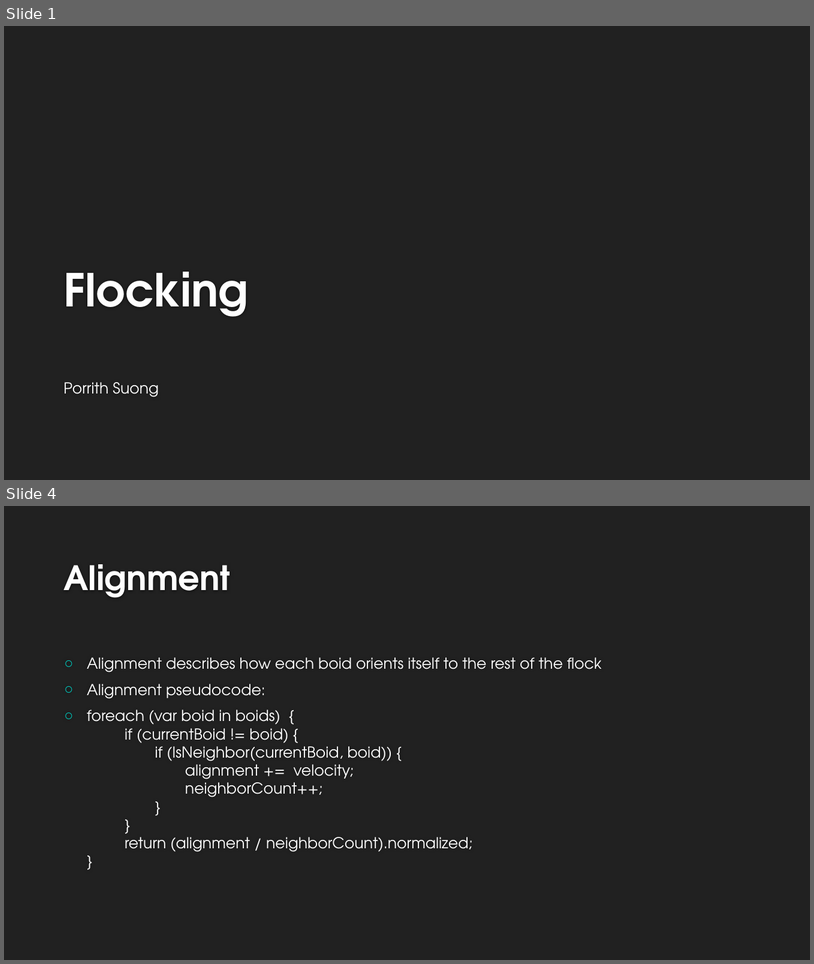
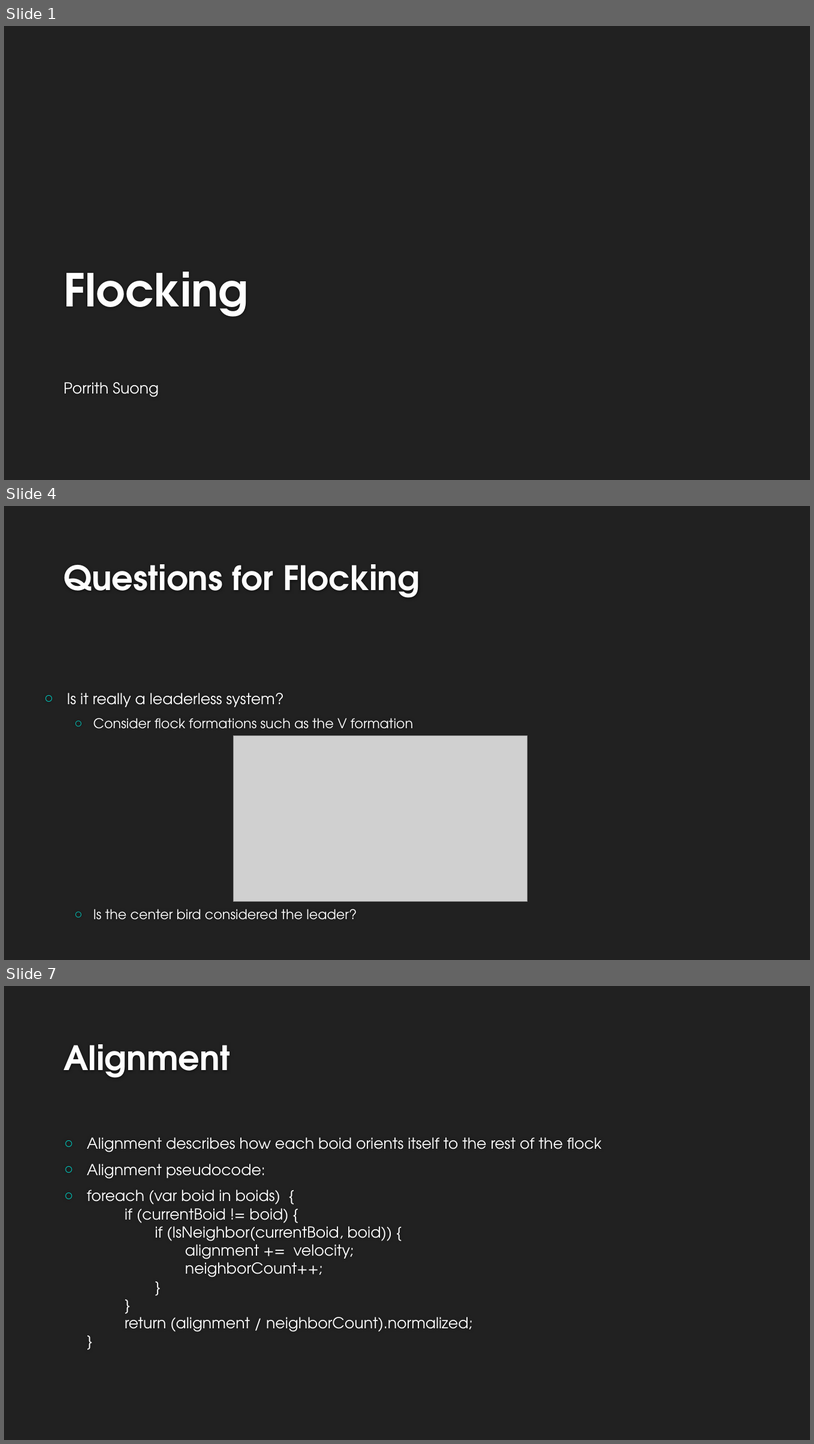
Before and after one commit to psuong/boids-controller, a slide deck: Flocking.pptx. Shown one above the other, each under a label of ours: slides 1 and 4 before the commit, slides 1, 4 and 7 after it; the slides between them are not shown. The pictures are 814x964 and 814x1444 pixels, drawn with LibreOffice and Linux fonts; fonts in the diff are those of the drawing; grey boxes stand for pictures; background and template pictures are left out. Boxes give left, top, right and bottom in pixels: in the first picture for what was removed or moved away, otherwise in the second. Text is boxed around its words. In the diff, an @@ line names an element or a change of style, - is before the commit and + after.

```diff
--- a/Flocking.pptx
+++ b/Flocking.pptx
@@ slide 4 added at box(4, 506, 810, 960), background #212121 @@
@@ title added at box(63, 564, 420, 598), 40 pt, text #FEFEFE, bold @@
+Questions for Flocking
@@ text added at box(67, 693, 413, 919), 16 pt, text #FFFFFF @@
+○ Is it really a leaderless system?
+  ○ Consider flock formations such as the V formation
+  ○ Is the center bird considered the leader?
@@ picture added at box(233, 736, 528, 901) @@
@@ what was slide 4 is now slide 7 @@
```
Also in this commit, not shown: 3 slides changed, 3 other slides added, 11 other files.
